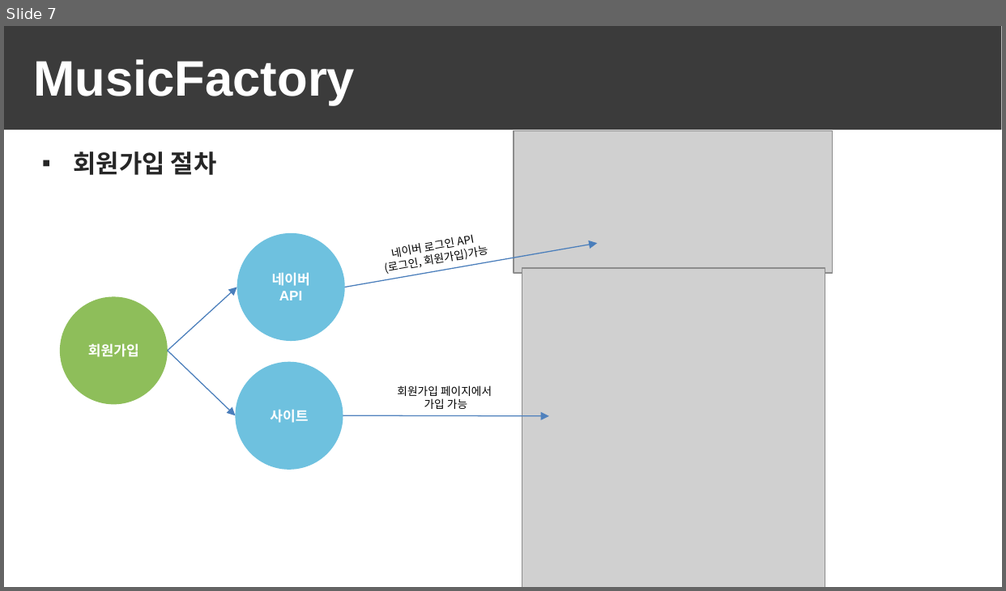
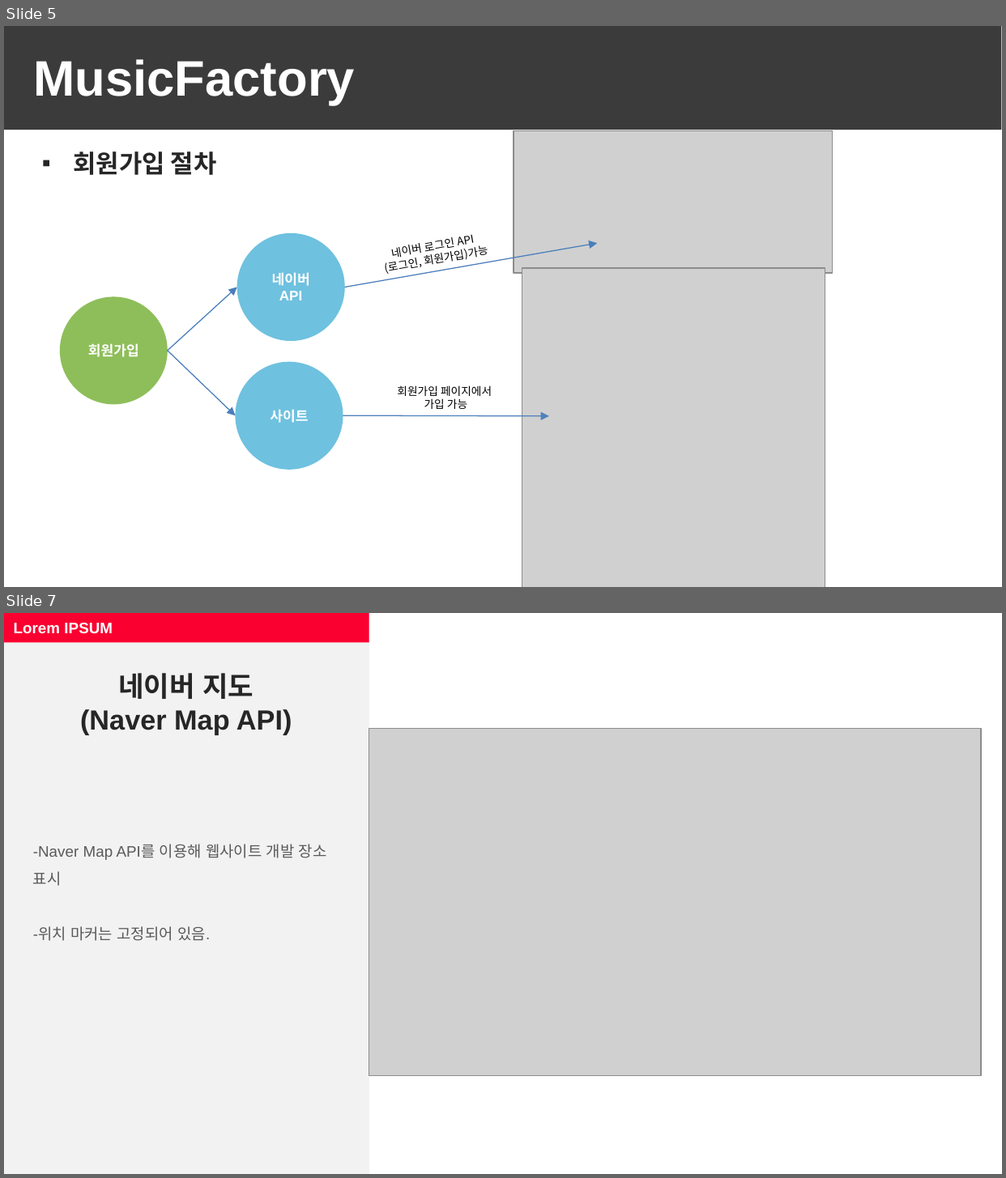
Before and after one commit to zozokjs/webapps, a slide deck: MusicFactory.pptx. Shown one above the other, each under a label of ours: slide 7 before the commit, slides 5 and 7 after it; the slides between them are not shown. The pictures are 1006x591 and 1006x1178 pixels, drawn with LibreOffice and Linux fonts; fonts in the diff are those of the drawing; grey boxes stand for pictures. Boxes give left, top, right and bottom in pixels: in the first picture for what was removed or moved away, otherwise in the second. Text is boxed around its words. In the diff, an @@ line names an element or a change of style, - is before the commit and + after.

```diff
--- a/MusicFactory.pptx
+++ b/MusicFactory.pptx
@@ slide 7 added at [4,613,1002,1174], background #FFFFFF @@
@@ rectangle added at [4,613,369,1174], fill #F2F2F2 @@
@@ rectangle added at [4,613,368,643], fill #FA0030, 11 pt, text #FFFFFF, bold @@
+Lorem IPSUM
@@ text added at [80,673,292,735], 20 pt, text #262626, bold @@
+네이버 지도
+(Naver Map API)
@@ picture added at [369,729,981,1076] @@
@@ text added at [33,844,327,941], 11 pt, text #595959 @@
+-Naver Map API를 이용해 웹사이트 개발 장소 표시
+-위치 마커는 고정되어 있음.
@@ what was slide 7 is now slide 5 @@
```
Also in this commit, not shown: 10 slides changed, 3 slides removed.
